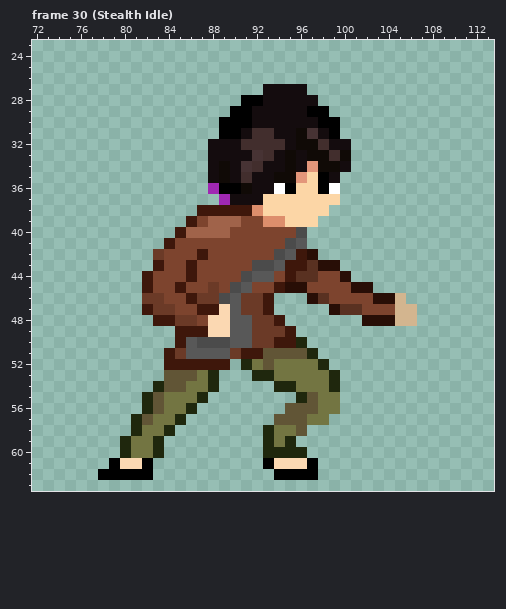
A pixel-art file gets an edit: Assets/Aseprite/Main_Character_Animation.ase. That is the earlier state.
192x64 pixels, 71 frames. Colours within 5 levels of each other are drawn and written as one. Shown: frame 30 (Stealth Idle): x 72..113, y 23..63. The old version is drawn lined up with the new one. The commit also changed other frames, which this record leaves out.
After the commit:
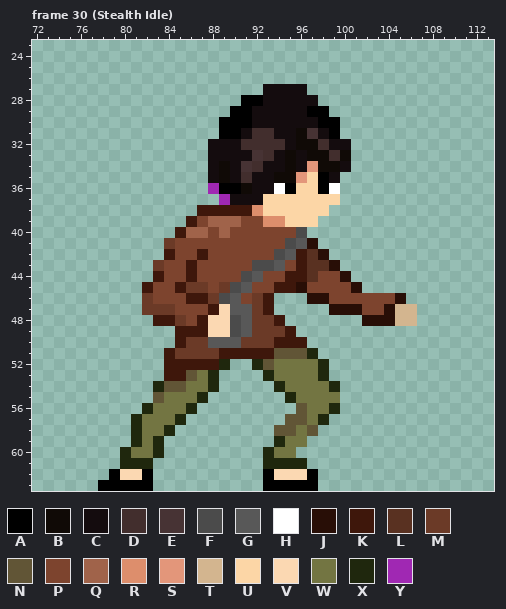
Palette (. is transparent): A #000000  B #100a06  C #140c0e  D #422e2d  E #473334  F #4b4b4b  G #585858  H #ffffff  J #280e06  K #3e170b  L #593121  M #6b3a27  N #615536  P #7d442e  Q #a0634a  R #dd8e6c  S #e3967a  T #d3b58f  U #fcd6a6  V #fbd8b2  W #737542  X #1f270d  Y #a028b3
Difference:
whole drawing moved by +0,-1 (the old picture is shown already moved)
Changed rows in their new state; - is an unchanged pixel.
Frame 30 (Stealth Idle):
first column x 78:
40 ----------P-----------------
41 ------M------------J--------
42 -----.K------------LJ-------
43 -----M-----------P--L-------
44 ----.K---------P--K---------
45 --------MMPM-----K------.---
46 -----P---K---P------J----PPJ
47 ----M----P---G--------JJ--J-
48 --------PK--F---------------
49 ------------F---------------
50 --------MMGG-M----K---------
51 --------MMMKK--K------------
52 -----------X-.X-------------
53 ------KK------.-----X.------
54 -----------------W----------
55 ----.------------XWW--------
56 -----W-----------.-W-X------
57 ----W-----------.---X-------
58 ---------------.NNWN--------
59 --.X-----------.XWW---------
60 ----------------WW.---------
61 -.XXX----------XXXX.--------
62 .-VV-----------AVVV---------
63 AAAAA----------AAAAA--------
Pixel boxes of the changes (left, top, right, bottom) in both pictures:
changed: (98, 227, 406, 491)
